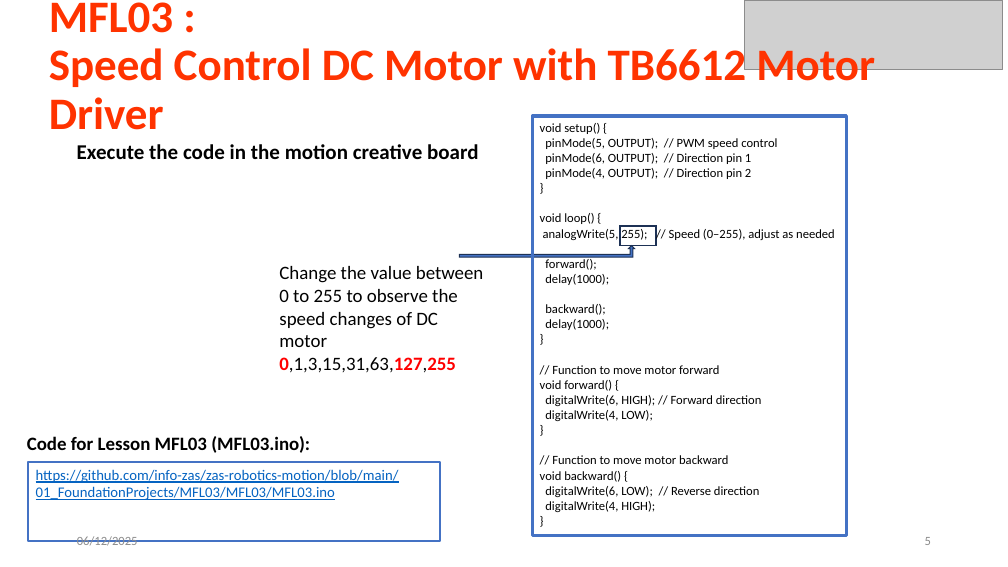
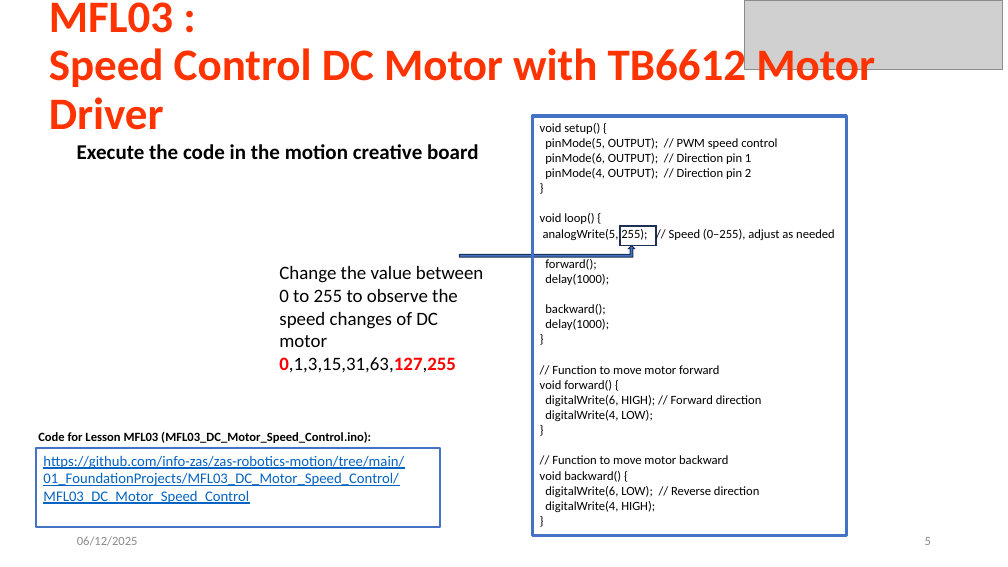
Before and after one commit to info-zas/zas-robotics-motion, a slide deck: slide 5 of 01_FoundationProjects/MFL03_DC_Motor_Speed_Control/MFL03_DC_Motor_Speed_Control.pptx. Drawn at 1008x567 pixels with LibreOffice and Linux fonts; fonts in the diff are those of the drawing; grey boxes stand for pictures. Boxes give left, top, right and bottom in pixels: in the first picture for what was removed or moved away, otherwise in the second. Text is boxed around its words. In the diff, an @@ line names an element or a change of style, - is before the commit and + after.

```diff
--- a/01_FoundationProjects/MFL03_DC_Motor_Speed_Control/MFL03_DC_Motor_Speed_Control.pptx
+++ b/01_FoundationProjects/MFL03_DC_Motor_Speed_Control/MFL03_DC_Motor_Speed_Control.pptx
@@ rectangle "https://github.com/info-zas/zas-robotics-motion/tree/main/01 ...": place and size @@
-rectangle "https://github.com/info-zas/zas-robotics-motion/tree/main/01 ..." at box(28, 462, 440, 541)
+rectangle "https://github.com/info-zas/zas-robotics-motion/tree/main/01 ..." at box(36, 448, 440, 526)
@@ text at box(38, 432, 371, 443): text changed; size 18 to 12 pt @@
-Code for Lesson MFL03 (MFL03.ino):
+Code for Lesson MFL03 (MFL03_DC_Motor_Speed_Control.ino):
@@ text in rectangle at box(43, 455, 404, 504): text changed @@
-https://github.com/info-zas/zas-robotics-motion/blob/main/01_FoundationProjects/MFL03/MFL03/MFL03.ino
+https://github.com/info-zas/zas-robotics-motion/tree/main/01_FoundationProjects/MFL03_DC_Motor_Speed_Control/MFL03_DC_Motor_Speed_Control
```
Also in this commit, not shown: 2 other slides changed, 15 other files.
